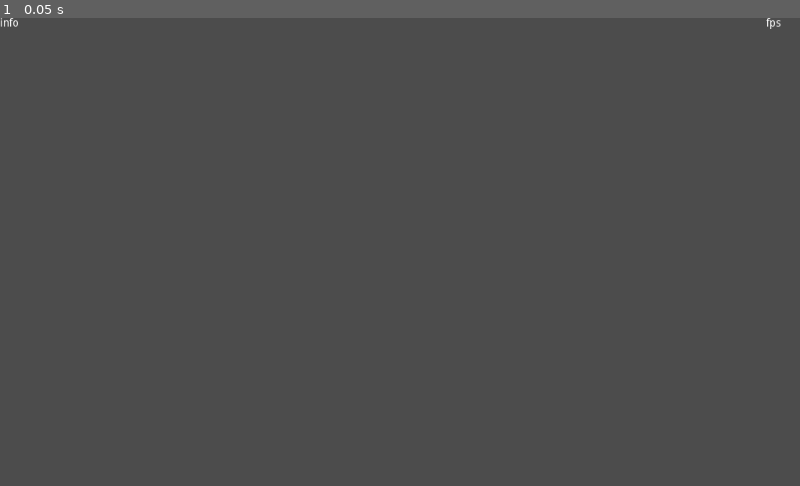
Above: before the commit, frame 1.
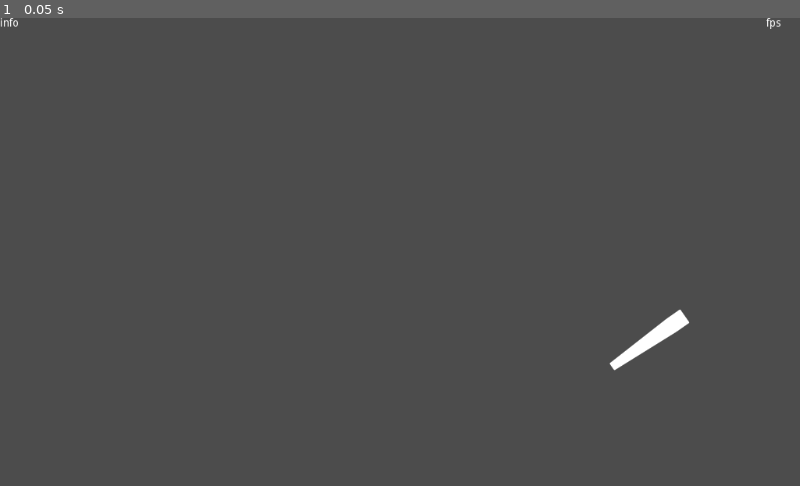
Above: after the commit, the same moment.

Repository: ioxu/pinball
Game: Godot game, scene res://levels/test_level.tscn
Two runs of this game, one before a commit and one after it. Both use one fixed random seed, a clock stepped at 60 frames per second and the inputs below.
Inputs:
- Up to frame 1 (0.05 s): no input

The runs differ from the first frame. In frame 1, 0.3% of the frame differs, in the area x 76-87%, y 62-76%.

Commit message:
start of paddle

Diff:
--- a/levels/test_level.tscn
+++ b/levels/test_level.tscn
@@ -1,4 +1,9 @@
-[gd_scene format=2]
+[gd_scene load_steps=3 format=2]
+
+[ext_resource path="res://parts/paddle/paddle.gd" type="Script" id=1]
+
+[sub_resource type="CapsuleShape2D" id=1]
+height = 96.0
 
 [node name="Node2D" type="Node2D"]
 
@@ -12,3 +17,23 @@
 margin_right = 40.0
 margin_bottom = 14.0
 text = "info"
+
+[node name="paddle" type="Node2D" parent="."]
+position = Vector2( 868, 388 )
+script = ExtResource( 1 )
+
+[node name="pivot" type="Node2D" parent="paddle"]
+
+[node name="KinematicBody2D" type="KinematicBody2D" parent="paddle/pivot"]
+
+[node name="CollisionShape2D" type="CollisionShape2D" parent="paddle/pivot/KinematicBody2D"]
+position = Vector2( -46, 0 )
+rotation = -1.5708
+shape = SubResource( 1 )
+
+[node name="Polygon2D" type="Polygon2D" parent="paddle/pivot/KinematicBody2D"]
+rotation = 0.000607448
+antialiased = true
+polygon = PoolVector2Array( -11.0061, -9.99332, -103.003, -4.93744, -102.997, 5, -10, 10.0067, 10, 9.99451, 9.9939, -10.0061 )
+
+[node name="Timer" type="Timer" parent="."]
--- /dev/null
+++ b/parts/paddle/paddle.gd
@@ -0,0 +1,19 @@
+extends Node2D
+
+
+export var angle_max = 20
+export var angle_min = -35
+
+export var is_activated = false
+
+
+
+
+# Called when the node enters the scene tree for the first time.
+func _ready():
+	rotation_degrees = angle_min
+
+
+func _input(_event):
+	if Input.is_action_pressed("left_paddle"):
+		print("left_paddle" )
--- a/project.godot
+++ b/project.godot
@@ -14,10 +14,25 @@
 run/main_scene="res://levels/test_level.tscn"
 config/icon="res://icon.png"
 
+[input]
+
+left_paddle={
+"deadzone": 0.5,
+"events": [ Object(InputEventJoypadButton,"resource_local_to_scene":false,"resource_name":"","device":0,"button_index":4,"pressure":0.0,"pressed":false,"script":null)
+ ]
+}
+right_paddle={
+"deadzone": 0.5,
+"events": [ Object(InputEventJoypadButton,"resource_local_to_scene":false,"resource_name":"","device":0,"button_index":5,"pressure":0.0,"pressed":false,"script":null)
+ ]
+}
+
 [physics]
 
 common/enable_pause_aware_picking=true
 
 [rendering]
 
+quality/intended_usage/framebuffer_allocation=0
+quality/filters/msaa=3
 environment/default_environment="res://default_env.tres"
